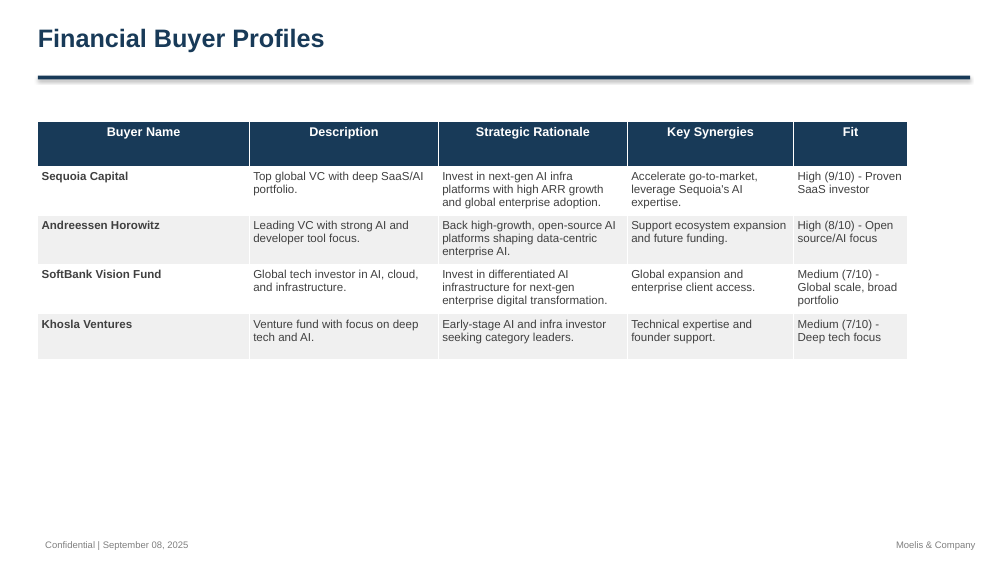
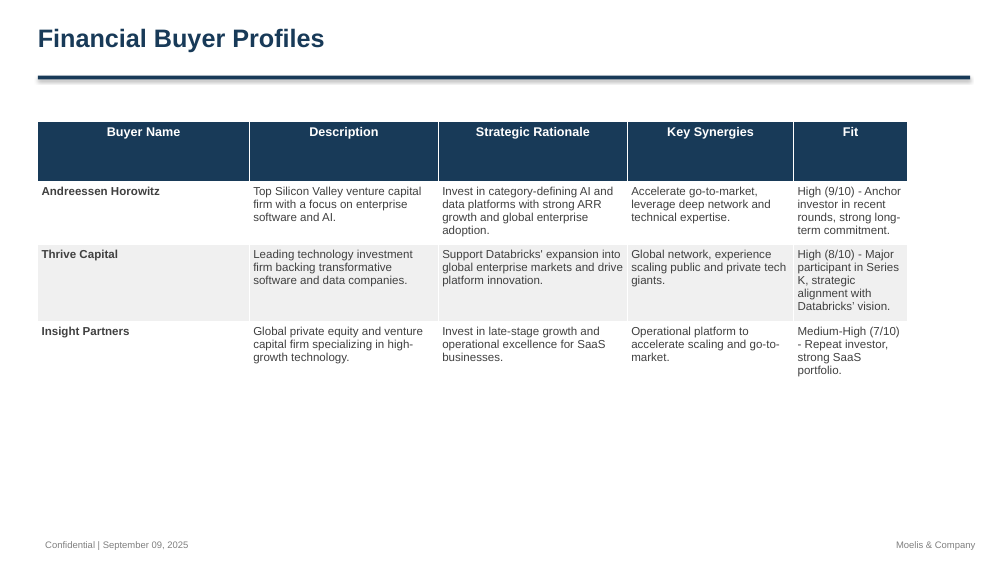
Before and after one commit to alinvb/slide_generator, a slide deck: slide 6 of ai_generated_deck.pptx (slide 14 before the commit). Drawn at 1008x567 pixels with LibreOffice and Linux fonts; fonts in the diff are those of the drawing. Boxes give left, top, right and bottom in pixels: in the first picture for what was removed or moved away, otherwise in the second. Text is boxed around its words. In the diff, an @@ line names an element or a change of style, - is before the commit and + after.

```diff
--- a/ai_generated_deck.pptx
+++ b/ai_generated_deck.pptx
@@ table at <box>38,121,907,381</box> @@
-row 2: Sequoia Capital | Top global VC with deep SaaS/AI portfolio. | Invest in next-gen AI infra platforms with high ARR growth and global enterprise adoption. | Accelerate go-to-market, leverage Sequoia's AI expertise. | High (9/10) - Proven SaaS investor
-row 3: Andreessen Horowitz | Leading VC with strong AI and developer tool focus. | Back high-growth, open-source AI platforms shaping data-centric enterprise AI. | Support ecosystem expansion and future funding. | High (8/10) - Open source/AI focus
-row 4: SoftBank Vision Fund | Global tech investor in AI, cloud, and infrastructure. | Invest in differentiated AI infrastructure for next-gen enterprise digital transformation. | Global expansion and enterprise client access. | Medium (7/10) - Global scale, broad portfolio
-row 5: Khosla Ventures | Venture fund with focus on deep tech and AI. | Early-stage AI and infra investor seeking category leaders. | Technical expertise and founder support. | Medium (7/10) - Deep tech focus
+row 2: Andreessen Horowitz | Top Silicon Valley venture capital firm with a focus on enterprise software and AI. | Invest in category-defining AI and data platforms with strong ARR growth and global enterprise adoption. | Accelerate go-to-market, leverage deep network and technical expertise. | High (9/10) - Anchor investor in recent rounds, strong long-term commitment.
+row 3: Thrive Capital | Leading technology investment firm backing transformative software and data companies. | Support Databricks' expansion into global enterprise markets and drive platform innovation. | Global network, experience scaling public and private tech giants. | High (8/10) - Major participant in Series K, strategic alignment with Databricks’ vision.
+row 4: Insight Partners | Global private equity and venture capital firm specializing in high-growth technology. | Invest in late-stage growth and operational excellence for SaaS businesses. | Operational platform to accelerate scaling and go-to-market. | Medium-High (7/10) - Repeat investor, strong SaaS portfolio.
```
Also in this commit, not shown: 4 other slides changed, 1 slide added, 10 slides removed, 4 other files.
